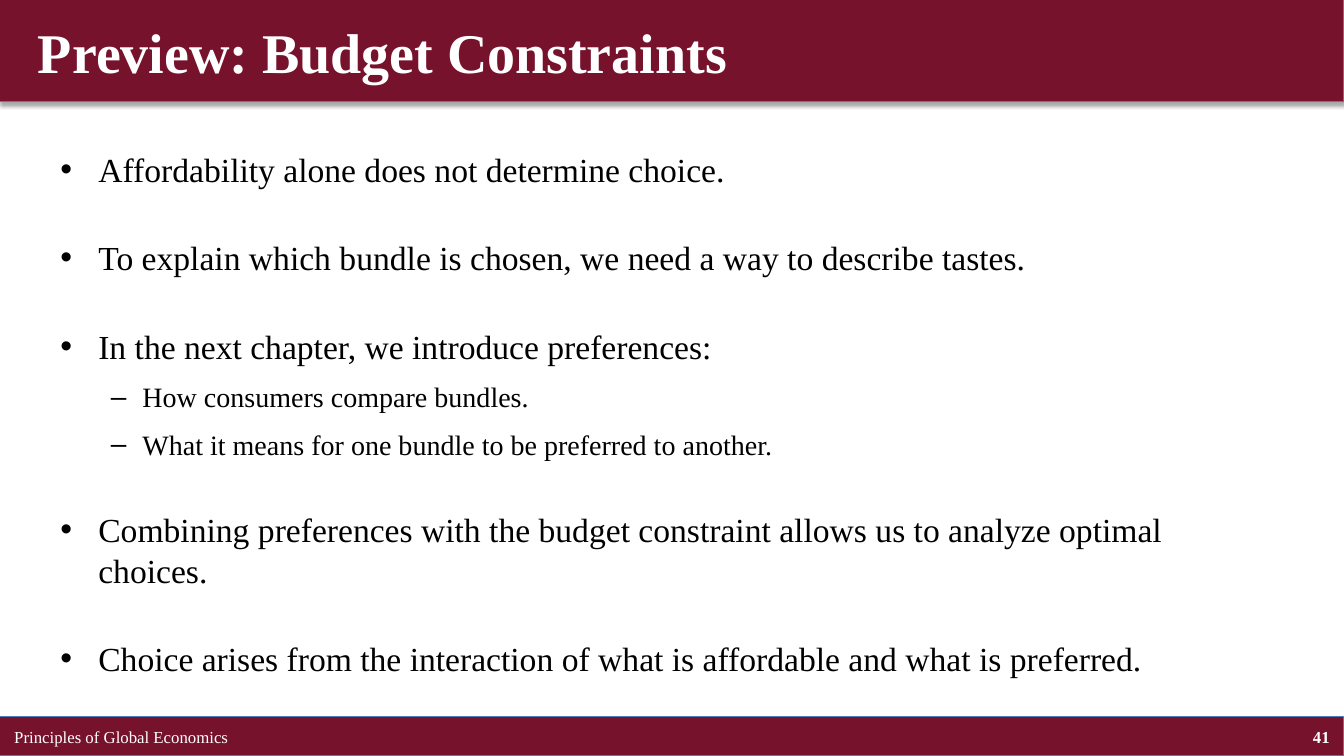
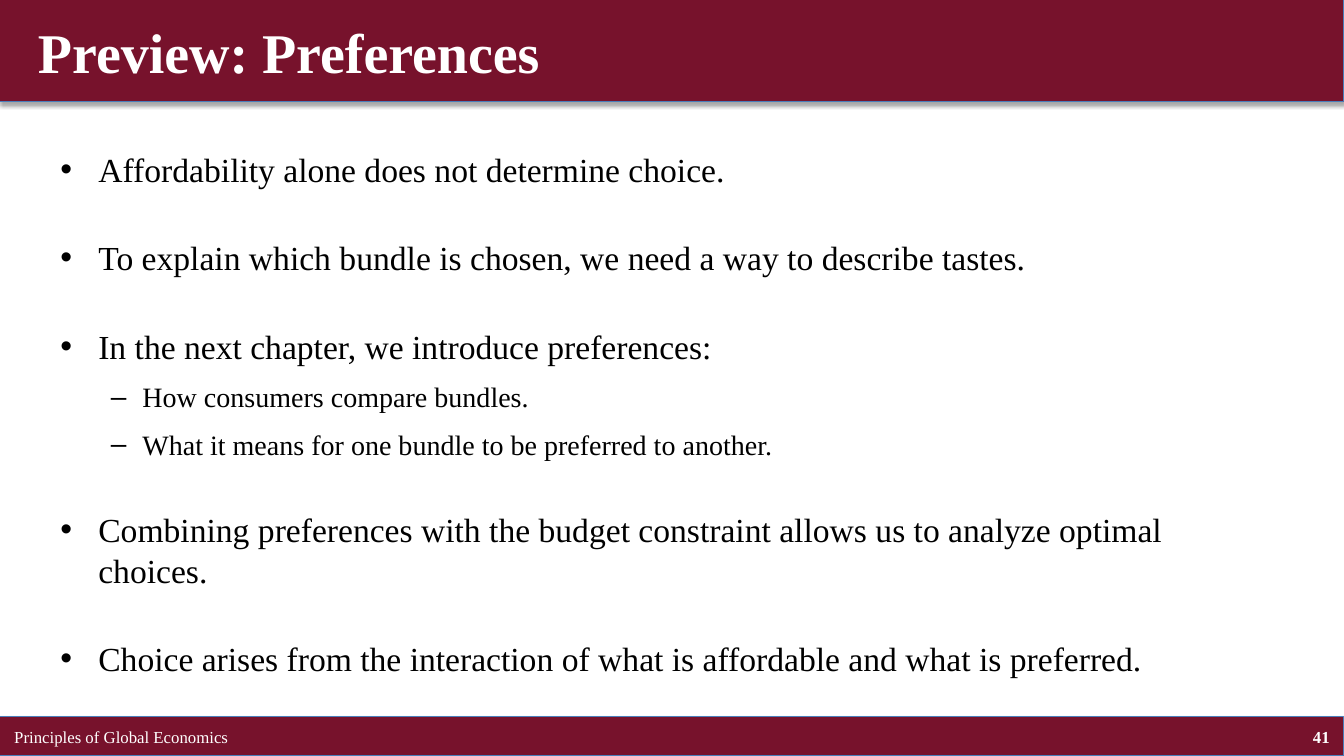
Before and after one commit to brianhwpark/brianhwpark.github.io, a slide deck: slide 41 of files/teaching-resources/concordiacollege-busn-301/busn-301-lecture-note/busn301-ch02.pptx. Drawn at 1344x756 pixels with LibreOffice and Linux fonts; fonts in the diff are those of the drawing. Boxes give left, top, right and bottom in pixels: in the first picture for what was removed or moved away, otherwise in the second. Text is boxed around its words. In the diff, an @@ line names an element or a change of style, - is before the commit and + after.

```diff
--- a/files/teaching-resources/concordiacollege-busn-301/busn-301-lecture-note/busn301-ch02.pptx
+++ b/files/teaching-resources/concordiacollege-busn-301/busn-301-lecture-note/busn301-ch02.pptx
@@ title at <box>38,33,539,74</box>: text changed @@
-Preview: Budget Constraints
+Preview: Preferences
```
Also in this commit, not shown: 2 other files.
